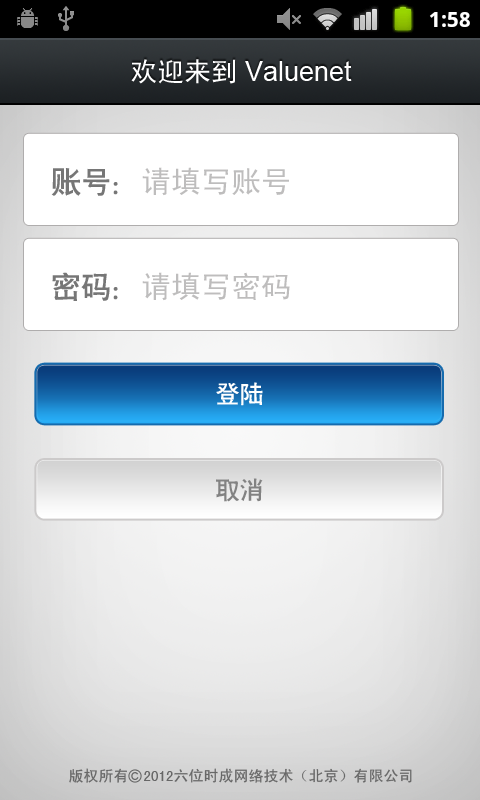
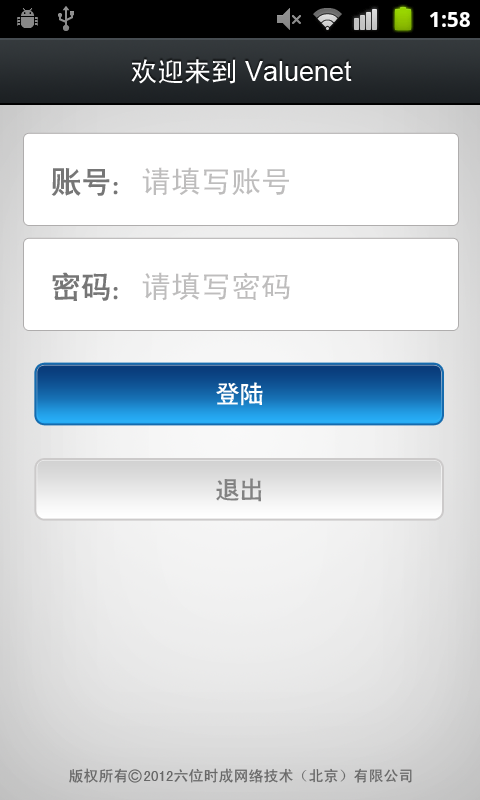
Layered file, before and after one edit (480x800). Changes by layer:
renamed "取消" to "退出", painted on it over [216, 478, 263, 502]
